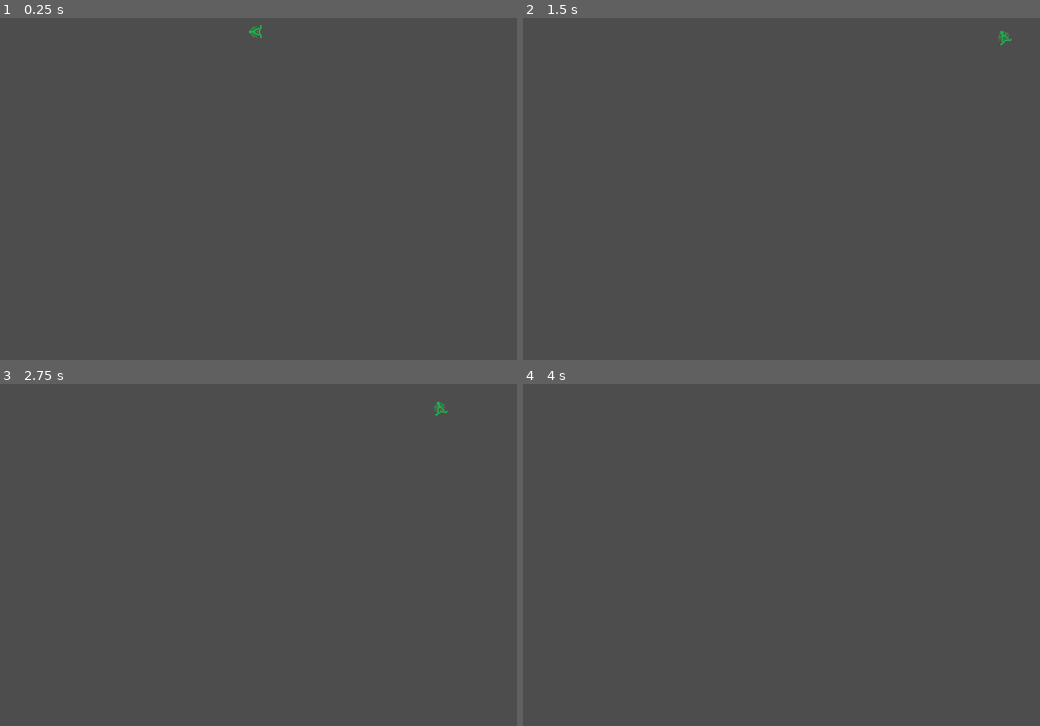
Above: before the commit, frames 1-4 (two rows, left to right).
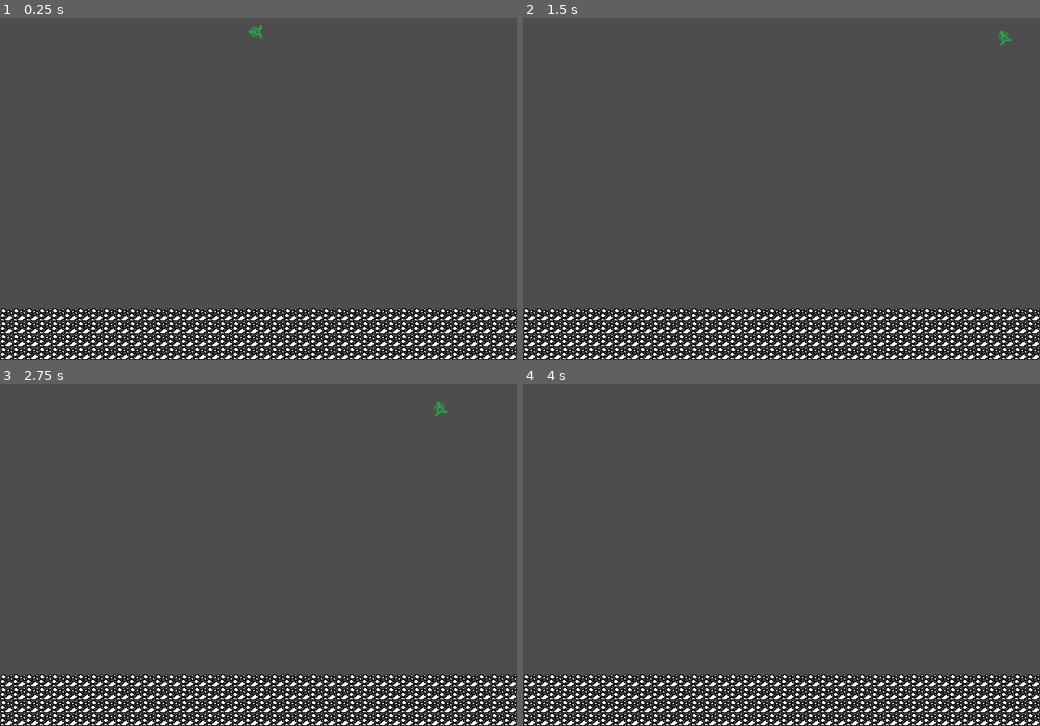
Above: after the commit, the same moments.

Repository: erenliving/UntitledDiggingGame
Game: Godot game, scene res://scenes/main.tscn
Same seed, same stepped clock (60 frames per second), same inputs: the game is played once before the commit and once after it.
Inputs (mouse positions are in pixels of both pictures, inside the frame that each line leads up to):
- Up to frame 1 (0.25 s): no input
- Up to frame 2 (1.5 s): tap Enter at 0.5 s; move the mouse to (895, 147) at 0.52 s; hold Right (ui_right) from 0.53 s (still down); tap Up (ui_up) at 0.77 s; tap Space at 1.25 s; move the mouse to (678, 185) at 1.27 s
- Up to frame 3 (2.75 s): tap Up (ui_up) at 1.52 s; tap Enter at 2 s; move the mouse to (310, 445) at 2.02 s; release Right (ui_right) at 2.03 s; hold Left (ui_left) from 2.03 s (still down)
- Up to frame 4 (4 s): tap Space at 2.75 s; move the mouse to (755, 609) at 2.77 s; release Left (ui_left) at 2.78 s; hold Right (ui_right) from 2.78 s (still down); tap Up (ui_up) at 3.02, 3.77 s; tap Enter at 3.5 s; move the mouse to (936, 589) at 3.52 s

The runs differ from the first frame. In frame 1, 12% of the frame differs, in the area x 0-100%, y 84-100%; in frame 2, 12%; in frame 3, 12%; in frame 4, 12%.

Commit message:
Adding rock instances to debug scene

Diff:
--- a/scenes/main.tscn
+++ b/scenes/main.tscn
@@ -1,8 +1,489 @@
-[gd_scene load_steps=2 format=3 uid="uid://ktaca8isg8vw"]
-
-[ext_resource type="PackedScene" uid="uid://d0qq3acmsldg3" path="res://scenes/player.tscn" id="1_cakok"]
-
-[node name="Node2D" type="Node2D"]
+[gd_scene load_steps=3 format=3 uid="uid://ktaca8isg8vw"]
+
+[ext_resource type="PackedScene" uid="uid://c7wgkaipuwh5n" path="res://scenes/player.tscn" id="1_cakok"]
+[ext_resource type="PackedScene" uid="uid://r8ljkeio1qwg" path="res://scenes/rock.tscn" id="2_isr5p"]
+
+[node name="Main" type="Node2D"]
 
 [node name="Player" parent="." instance=ExtResource("1_cakok")]
 position = Vector2(316, 70)
+
+[node name="Rock" parent="." instance=ExtResource("2_isr5p")]
+position = Vector2(8, 472)
+
+[node name="Rock2" parent="." instance=ExtResource("2_isr5p")]
+position = Vector2(24, 472)
+
+[node name="Rock3" parent="." instance=ExtResource("2_isr5p")]
+position = Vector2(40, 472)
+
+[node name="Rock4" parent="." instance=ExtResource("2_isr5p")]
+position = Vector2(56, 472)
+
+[node name="Rock5" parent="." instance=ExtResource("2_isr5p")]
+position = Vector2(72, 472)
+
+[node name="Rock6" parent="." instance=ExtResource("2_isr5p")]
+position = Vector2(88, 472)
+
+[node name="Rock7" parent="." instance=ExtResource("2_isr5p")]
+position = Vector2(104, 472)
+
+[node name="Rock8" parent="." instance=ExtResource("2_isr5p")]
+position = Vector2(120, 472)
+
+[node name="Rock9" parent="." instance=ExtResource("2_isr5p")]
+position = Vector2(136, 472)
+
+[node name="Rock10" parent="." instance=ExtResource("2_isr5p")]
+position = Vector2(152, 472)
+
+[node name="Rock11" parent="." instance=ExtResource("2_isr5p")]
+position = Vector2(168, 472)
+
+[node name="Rock12" parent="." instance=ExtResource("2_isr5p")]
+position = Vector2(184, 472)
+
+[node name="Rock13" parent="." instance=ExtResource("2_isr5p")]
+position = Vector2(200, 472)
+
+[node name="Rock14" parent="." instance=ExtResource("2_isr5p")]
+position = Vector2(216, 472)
+
+[node name="Rock15" parent="." instance=ExtResource("2_isr5p")]
+position = Vector2(232, 472)
+
+[node name="Rock16" parent="." instance=ExtResource("2_isr5p")]
+position = Vector2(248, 472)
+
+[node name="Rock17" parent="." instance=ExtResource("2_isr5p")]
+position = Vector2(264, 472)
+
+[node name="Rock18" parent="." instance=ExtResource("2_isr5p")]
+position = Vector2(280, 472)
+
+[node name="Rock19" parent="." instance=ExtResource("2_isr5p")]
+position = Vector2(296, 472)
+
+[node name="Rock20" parent="." instance=ExtResource("2_isr5p")]
+position = Vector2(312, 472)
+
+[node name="Rock21" parent="." instance=ExtResource("2_isr5p")]
+position = Vector2(328, 472)
+
+[node name="Rock22" parent="." instance=ExtResource("2_isr5p")]
+position = Vector2(344, 472)
+
+[node name="Rock23" parent="." instance=ExtResource("2_isr5p")]
+position = Vector2(360, 472)
+
+[node name="Rock24" parent="." instance=ExtResource("2_isr5p")]
+position = Vector2(376, 472)
+
+[node name="Rock25" parent="." instance=ExtResource("2_isr5p")]
+position = Vector2(392, 472)
+
+[node name="Rock26" parent="." instance=ExtResource("2_isr5p")]
+position = Vector2(408, 472)
+
+[node name="Rock27" parent="." instance=ExtResource("2_isr5p")]
+position = Vector2(424, 472)
+
+[node name="Rock28" parent="." instance=ExtResource("2_isr5p")]
+position = Vector2(440, 472)
+
+[node name="Rock29" parent="." instance=ExtResource("2_isr5p")]
+position = Vector2(456, 472)
+
+[node name="Rock30" parent="." instance=ExtResource("2_isr5p")]
+position = Vector2(472, 472)
+
+[node name="Rock31" parent="." instance=ExtResource("2_isr5p")]
+position = Vector2(488, 472)
+
+[node name="Rock32" parent="." instance=ExtResource("2_isr5p")]
+position = Vector2(504, 472)
+
+[node name="Rock33" parent="." instance=ExtResource("2_isr5p")]
+position = Vector2(520, 472)
+
+[node name="Rock34" parent="." instance=ExtResource("2_isr5p")]
+position = Vector2(536, 472)
+
+[node name="Rock35" parent="." instance=ExtResource("2_isr5p")]
+position = Vector2(552, 472)
+
+[node name="Rock36" parent="." instance=ExtResource("2_isr5p")]
+position = Vector2(568, 472)
+
+[node name="Rock37" parent="." instance=ExtResource("2_isr5p")]
+position = Vector2(584, 472)
+
+[node name="Rock38" parent="." instance=ExtResource("2_isr5p")]
+position = Vector2(600, 472)
+
+[node name="Rock39" parent="." instance=ExtResource("2_isr5p")]
+position = Vector2(616, 472)
+
+[node name="Rock40" parent="." instance=ExtResource("2_isr5p")]
+position = Vector2(632, 472)
+
+[node name="Rock41" parent="." instance=ExtResource("2_isr5p")]
+position = Vector2(8, 456)
+
+[node name="Rock42" parent="." instance=ExtResource("2_isr5p")]
+position = Vector2(24, 456)
+
+[node name="Rock43" parent="." instance=ExtResource("2_isr5p")]
+position = Vector2(40, 456)
+
+[node name="Rock44" parent="." instance=ExtResource("2_isr5p")]
+position = Vector2(56, 456)
+
+[node name="Rock45" parent="." instance=ExtResource("2_isr5p")]
+position = Vector2(72, 456)
+
+[node name="Rock46" parent="." instance=ExtResource("2_isr5p")]
+position = Vector2(88, 456)
+
+[node name="Rock47" parent="." instance=ExtResource("2_isr5p")]
+position = Vector2(104, 456)
+
+[node name="Rock48" parent="." instance=ExtResource("2_isr5p")]
+position = Vector2(120, 456)
+
+[node name="Rock49" parent="." instance=ExtResource("2_isr5p")]
+position = Vector2(136, 456)
+
+[node name="Rock50" parent="." instance=ExtResource("2_isr5p")]
+position = Vector2(152, 456)
+
+[node name="Rock51" parent="." instance=ExtResource("2_isr5p")]
+position = Vector2(168, 456)
+
+[node name="Rock52" parent="." instance=ExtResource("2_isr5p")]
+position = Vector2(184, 456)
+
+[node name="Rock53" parent="." instance=ExtResource("2_isr5p")]
+position = Vector2(200, 456)
+
+[node name="Rock54" parent="." instance=ExtResource("2_isr5p")]
+position = Vector2(216, 456)
+
+[node name="Rock55" parent="." instance=ExtResource("2_isr5p")]
+position = Vector2(232, 456)
+
+[node name="Rock56" parent="." instance=ExtResource("2_isr5p")]
+position = Vector2(248, 456)
+
+[node name="Rock57" parent="." instance=ExtResource("2_isr5p")]
+position = Vector2(264, 456)
+
+[node name="Rock58" parent="." instance=ExtResource("2_isr5p")]
+position = Vector2(280, 456)
+
+[node name="Rock59" parent="." instance=ExtResource("2_isr5p")]
+position = Vector2(296, 456)
+
+[node name="Rock60" parent="." instance=ExtResource("2_isr5p")]
+position = Vector2(312, 456)
+
+[node name="Rock61" parent="." instance=ExtResource("2_isr5p")]
+position = Vector2(328, 456)
+
+[node name="Rock62" parent="." instance=ExtResource("2_isr5p")]
+position = Vector2(344, 456)
+
+[node name="Rock63" parent="." instance=ExtResource("2_isr5p")]
+position = Vector2(360, 456)
+
+[node name="Rock64" parent="." instance=ExtResource("2_isr5p")]
+position = Vector2(376, 456)
+
+[node name="Rock65" parent="." instance=ExtResource("2_isr5p")]
+position = Vector2(392, 456)
+
+[node name="Rock66" parent="." instance=ExtResource("2_isr5p")]
+position = Vector2(408, 456)
+
+[node name="Rock67" parent="." instance=ExtResource("2_isr5p")]
+position = Vector2(424, 456)
+
+[node name="Rock68" parent="." instance=ExtResource("2_isr5p")]
+position = Vector2(440, 456)
+
+[node name="Rock69" parent="." instance=ExtResource("2_isr5p")]
+position = Vector2(456, 456)
+
+[node name="Rock70" parent="." instance=ExtResource("2_isr5p")]
+position = Vector2(472, 456)
+
+[node name="Rock71" parent="." instance=ExtResource("2_isr5p")]
+position = Vector2(488, 456)
+
+[node name="Rock72" parent="." instance=ExtResource("2_isr5p")]
+position = Vector2(504, 456)
+
+[node name="Rock73" parent="." instance=ExtResource("2_isr5p")]
+position = Vector2(520, 456)
+
+[node name="Rock74" parent="." instance=ExtResource("2_isr5p")]
+position = Vector2(536, 456)
+
+[node name="Rock75" parent="." instance=ExtResource("2_isr5p")]
+position = Vector2(552, 456)
+
+[node name="Rock76" parent="." instance=ExtResource("2_isr5p")]
+position = Vector2(568, 456)
+
+[node name="Rock77" parent="." instance=ExtResource("2_isr5p")]
+position = Vector2(584, 456)
+
+[node name="Rock78" parent="." instance=ExtResource("2_isr5p")]
+position = Vector2(600, 456)
+
+[node name="Rock79" parent="." instance=ExtResource("2_isr5p")]
+position = Vector2(616, 456)
+
+[node name="Rock80" parent="." instance=ExtResource("2_isr5p")]
+position = Vector2(632, 456)
+
+[node name="Rock81" parent="." instance=ExtResource("2_isr5p")]
+position = Vector2(8, 440)
+
+[node name="Rock82" parent="." instance=ExtResource("2_isr5p")]
+position = Vector2(24, 440)
+
+[node name="Rock83" parent="." instance=ExtResource("2_isr5p")]
+position = Vector2(40, 440)
+
+[node name="Rock84" parent="." instance=ExtResource("2_isr5p")]
+position = Vector2(56, 440)
+
+[node name="Rock85" parent="." instance=ExtResource("2_isr5p")]
+position = Vector2(72, 440)
+
+[node name="Rock86" parent="." instance=ExtResource("2_isr5p")]
+position = Vector2(88, 440)
+
+[node name="Rock87" parent="." instance=ExtResource("2_isr5p")]
+position = Vector2(104, 440)
+
+[node name="Rock88" parent="." instance=ExtResource("2_isr5p")]
+position = Vector2(120, 440)
+
+[node name="Rock89" parent="." instance=ExtResource("2_isr5p")]
+position = Vector2(136, 440)
+
+[node name="Rock90" parent="." instance=ExtResource("2_isr5p")]
+position = Vector2(152, 440)
+
+[node name="Rock91" parent="." instance=ExtResource("2_isr5p")]
+position = Vector2(168, 440)
+
+[node name="Rock92" parent="." instance=ExtResource("2_isr5p")]
+position = Vector2(184, 440)
+
+[node name="Rock93" parent="." instance=ExtResource("2_isr5p")]
+position = Vector2(200, 440)
+
+[node name="Rock94" parent="." instance=ExtResource("2_isr5p")]
+position = Vector2(216, 440)
+
+[node name="Rock95" parent="." instance=ExtResource("2_isr5p")]
+position = Vector2(232, 440)
+
+[node name="Rock96" parent="." instance=ExtResource("2_isr5p")]
+position = Vector2(248, 440)
+
+[node name="Rock97" parent="." instance=ExtResource("2_isr5p")]
+position = Vector2(264, 440)
+
+[node name="Rock98" parent="." instance=ExtResource("2_isr5p")]
+position = Vector2(280, 440)
+
+[node name="Rock99" parent="." instance=ExtResource("2_isr5p")]
+position = Vector2(296, 440)
+
+[node name="Rock100" parent="." instance=ExtResource("2_isr5p")]
+position = Vector2(312, 440)
+
+[node name="Rock101" parent="." instance=ExtResource("2_isr5p")]
+position = Vector2(328, 440)
+
+[node name="Rock102" parent="." instance=ExtResource("2_isr5p")]
+position = Vector2(344, 440)
+
+[node name="Rock103" parent="." instance=ExtResource("2_isr5p")]
+position = Vector2(360, 440)
+
+[node name="Rock104" parent="." instance=ExtResource("2_isr5p")]
+position = Vector2(376, 440)
+
+[node name="Rock105" parent="." instance=ExtResource("2_isr5p")]
+position = Vector2(392, 440)
+
+[node name="Rock106" parent="." instance=ExtResource("2_isr5p")]
+position = Vector2(408, 440)
+
+[node name="Rock107" parent="." instance=ExtResource("2_isr5p")]
+position = Vector2(424, 440)
+
+[node name="Rock108" parent="." instance=ExtResource("2_isr5p")]
+position = Vector2(440, 440)
+
+[node name="Rock109" parent="." instance=ExtResource("2_isr5p")]
+position = Vector2(456, 440)
+
+[node name="Rock110" parent="." instance=ExtResource("2_isr5p")]
+position = Vector2(472, 440)
+
+[node name="Rock111" parent="." instance=ExtResource("2_isr5p")]
+position = Vector2(488, 440)
+
+[node name="Rock112" parent="." instance=ExtResource("2_isr5p")]
+position = Vector2(504, 440)
+
+[node name="Rock113" parent="." instance=ExtResource("2_isr5p")]
+position = Vector2(520, 440)
+
+[node name="Rock114" parent="." instance=ExtResource("2_isr5p")]
+position = Vector2(536, 440)
+
+[node name="Rock115" parent="." instance=ExtResource("2_isr5p")]
+position = Vector2(552, 440)
+
+[node name="Rock116" parent="." instance=ExtResource("2_isr5p")]
+position = Vector2(568, 440)
+
+[node name="Rock117" parent="." instance=ExtResource("2_isr5p")]
+position = Vector2(584, 440)
+
+[node name="Rock118" parent="." instance=ExtResource("2_isr5p")]
+position = Vector2(600, 440)
+
+[node name="Rock119" parent="." instance=ExtResource("2_isr5p")]
+position = Vector2(616, 440)
+
+[node name="Rock120" parent="." instance=ExtResource("2_isr5p")]
+position = Vector2(632, 440)
+
+[node name="Rock121" parent="." instance=ExtResource("2_isr5p")]
+position = Vector2(8, 424)
+
+[node name="Rock122" parent="." instance=ExtResource("2_isr5p")]
+position = Vector2(24, 424)
+
+[node name="Rock123" parent="." instance=ExtResource("2_isr5p")]
+position = Vector2(40, 424)
+
+[node name="Rock124" parent="." instance=ExtResource("2_isr5p")]
+position = Vector2(56, 424)
+
+[node name="Rock125" parent="." instance=ExtResource("2_isr5p")]
+position = Vector2(72, 424)
+
+[node name="Rock126" parent="." instance=ExtResource("2_isr5p")]
+position = Vector2(88, 424)
+
+[node name="Rock127" parent="." instance=ExtResource("2_isr5p")]
+position = Vector2(104, 424)
+
+[node name="Rock128" parent="." instance=ExtResource("2_isr5p")]
+position = Vector2(120, 424)
+
+[node name="Rock129" parent="." instance=ExtResource("2_isr5p")]
+position = Vector2(136, 424)
+
+[node name="Rock130" parent="." instance=ExtResource("2_isr5p")]
+position = Vector2(152, 424)
+
+[node name="Rock131" parent="." instance=ExtResource("2_isr5p")]
+position = Vector2(168, 424)
+
+[node name="Rock132" parent="." instance=ExtResource("2_isr5p")]
+position = Vector2(184, 424)
+
+[node name="Rock133" parent="." instance=ExtResource("2_isr5p")]
+position = Vector2(200, 424)
+
+[node name="Rock134" parent="." instance=ExtResource("2_isr5p")]
+position = Vector2(216, 424)
+
+[node name="Rock135" parent="." instance=ExtResource("2_isr5p")]
+position = Vector2(232, 424)
+
+[node name="Rock136" parent="." instance=ExtResource("2_isr5p")]
+position = Vector2(248, 424)
+
+[node name="Rock137" parent="." instance=ExtResource("2_isr5p")]
+position = Vector2(264, 424)
+
+[node name="Rock138" parent="." instance=ExtResource("2_isr5p")]
+position = Vector2(280, 424)
+
+[node name="Rock139" parent="." instance=ExtResource("2_isr5p")]
+position = Vector2(296, 424)
+
+[node name="Rock140" parent="." instance=ExtResource("2_isr5p")]
+position = Vector2(312, 424)
+
+[node name="Rock141" parent="." instance=ExtResource("2_isr5p")]
+position = Vector2(328, 424)
+
+[node name="Rock142" parent="." instance=ExtResource("2_isr5p")]
+position = Vector2(344, 424)
+
+[node name="Rock143" parent="." instance=ExtResource("2_isr5p")]
+position = Vector2(360, 424)
+
+[node name="Rock144" parent="." instance=ExtResource("2_isr5p")]
+position = Vector2(376, 424)
+
+[node name="Rock145" parent="." instance=ExtResource("2_isr5p")]
+position = Vector2(392, 424)
+
+[node name="Rock146" parent="." instance=ExtResource("2_isr5p")]
+position = Vector2(408, 424)
+
+[node name="Rock147" parent="." instance=ExtResource("2_isr5p")]
+position = Vector2(424, 424)
+
+[node name="Rock148" parent="." instance=ExtResource("2_isr5p")]
+position = Vector2(440, 424)
+
+[node name="Rock149" parent="." instance=ExtResource("2_isr5p")]
+position = Vector2(456, 424)
+
+[node name="Rock150" parent="." instance=ExtResource("2_isr5p")]
+position = Vector2(472, 424)
+
+[node name="Rock151" parent="." instance=ExtResource("2_isr5p")]
+position = Vector2(488, 424)
+
+[node name="Rock152" parent="." instance=ExtResource("2_isr5p")]
+position = Vector2(504, 424)
+
+[node name="Rock153" parent="." instance=ExtResource("2_isr5p")]
+position = Vector2(520, 424)
+
+[node name="Rock154" parent="." instance=ExtResource("2_isr5p")]
+position = Vector2(536, 424)
+
+[node name="Rock155" parent="." instance=ExtResource("2_isr5p")]
+position = Vector2(552, 424)
+
+[node name="Rock156" parent="." instance=ExtResource("2_isr5p")]
+position = Vector2(568, 424)
+
+[node name="Rock157" parent="." instance=ExtResource("2_isr5p")]
+position = Vector2(584, 424)
+
+[node name="Rock158" parent="." instance=ExtResource("2_isr5p")]
+position = Vector2(600, 424)
+
+[node name="Rock159" parent="." instance=ExtResource("2_isr5p")]
+position = Vector2(616, 424)
+
+[node name="Rock160" parent="." instance=ExtResource("2_isr5p")]
+position = Vector2(632, 424)
